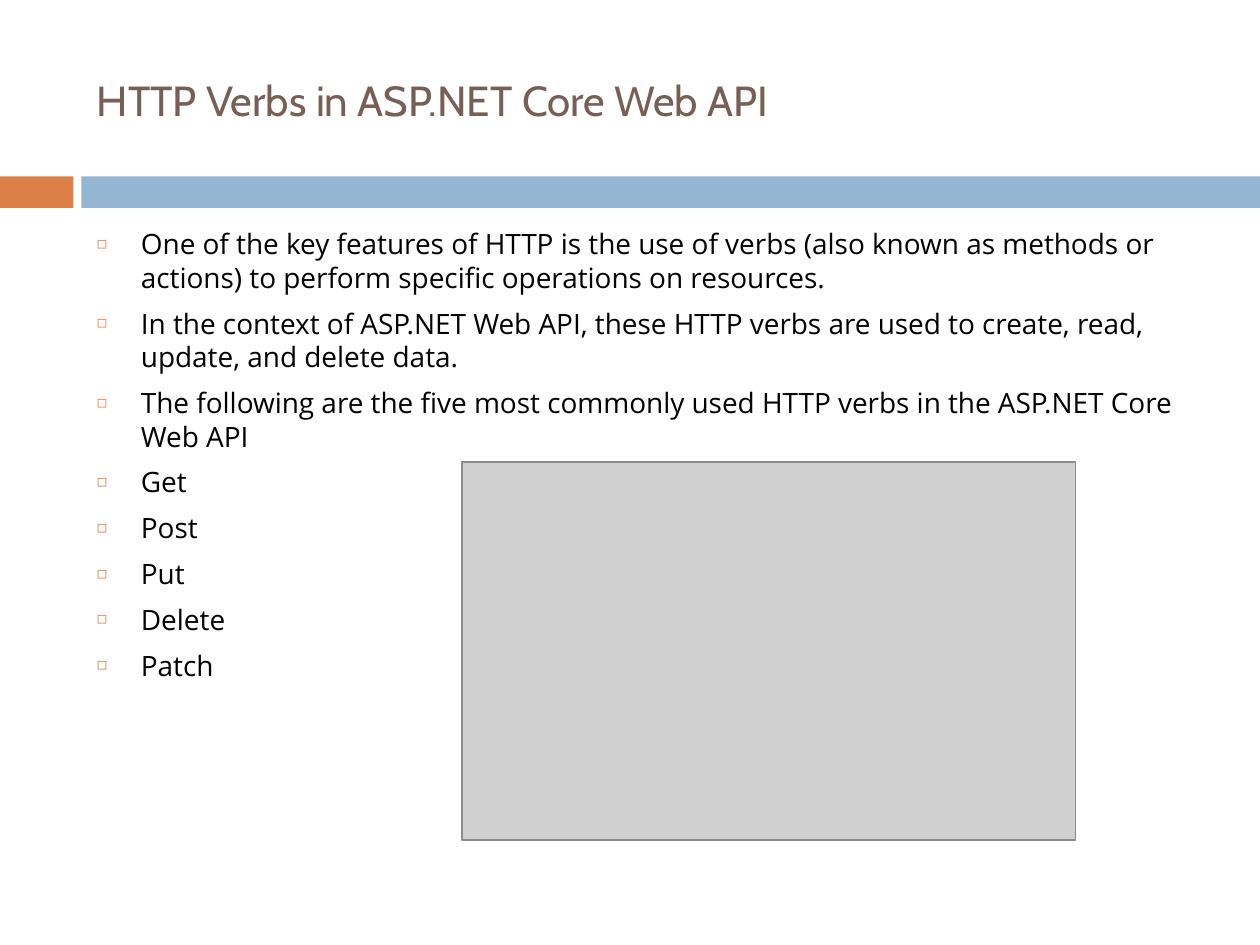
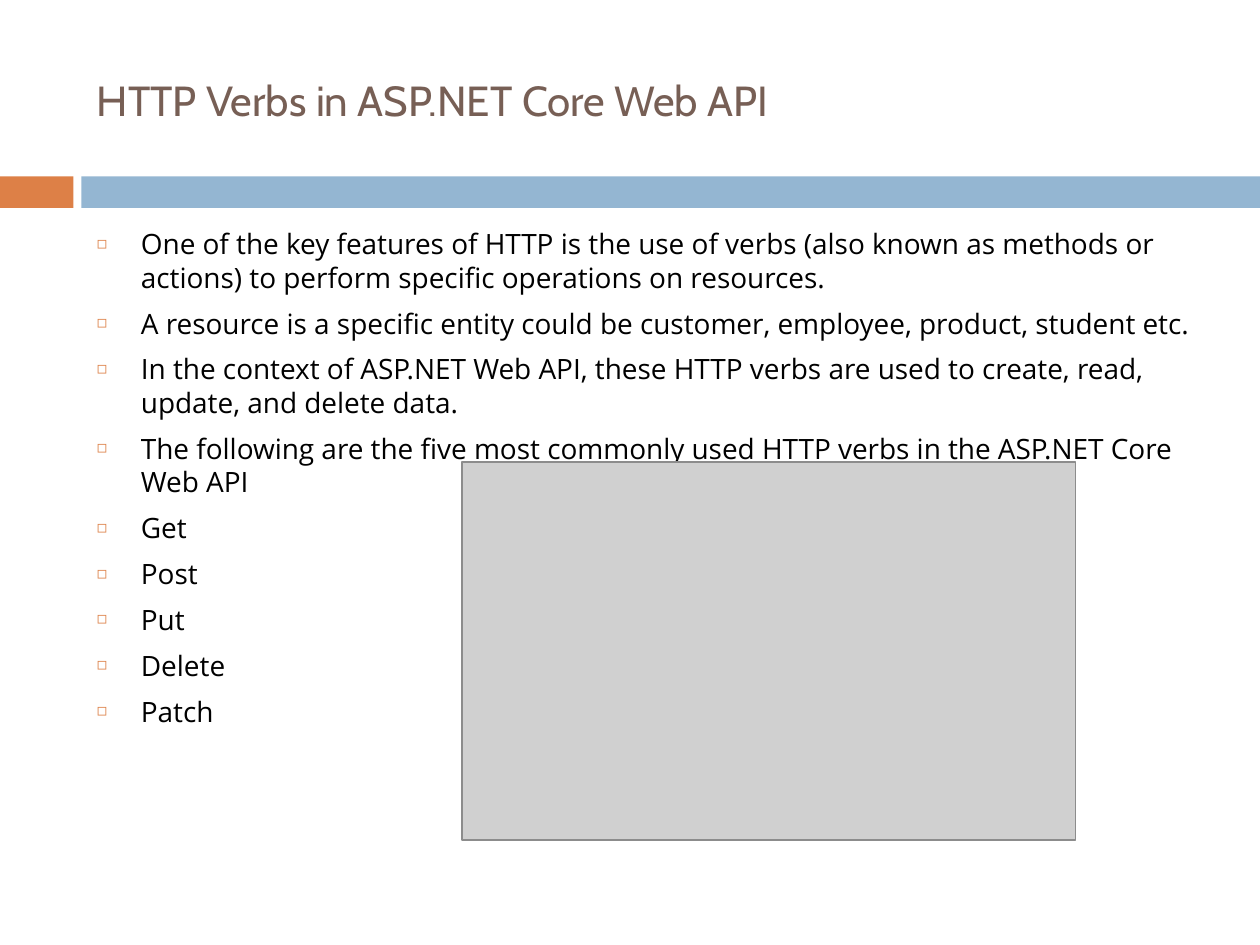
Before and after one commit to sandotnet/Iprime-batch1, a slide deck: slide 8 of Asp.net Core/PPT/WebApi.pptx. Drawn at 1260x945 pixels with LibreOffice and Linux fonts; fonts in the diff are those of the drawing; grey boxes stand for pictures. Boxes give left, top, right and bottom in pixels: in the first picture for what was removed or moved away, otherwise in the second. Text is boxed around its words. In the diff, an @@ line names an element or a change of style, - is before the commit and + after.

```diff
--- a/Asp.net Core/PPT/WebApi.pptx
+++ b/Asp.net Core/PPT/WebApi.pptx
@@ text at bbox=[141, 312, 1189, 341]: paragraph added @@
+◻ A resource is a specific entity could be customer, employee, product, student etc.
```
Also in this commit, not shown: 3 other slides changed, 1 other file.
